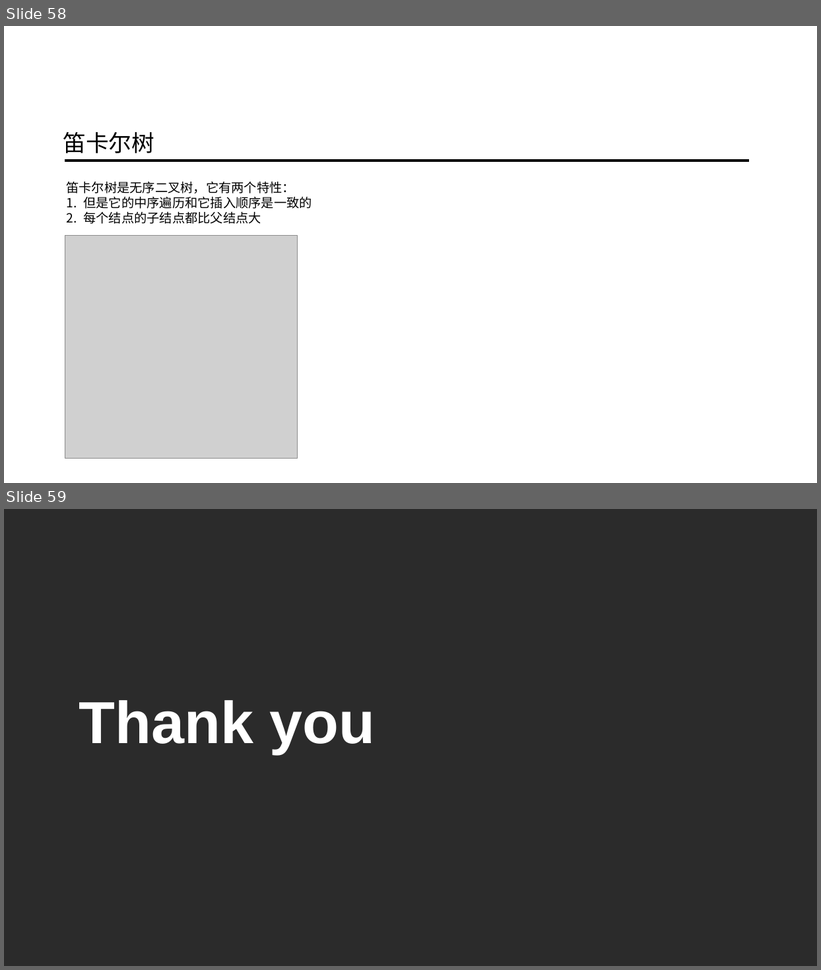
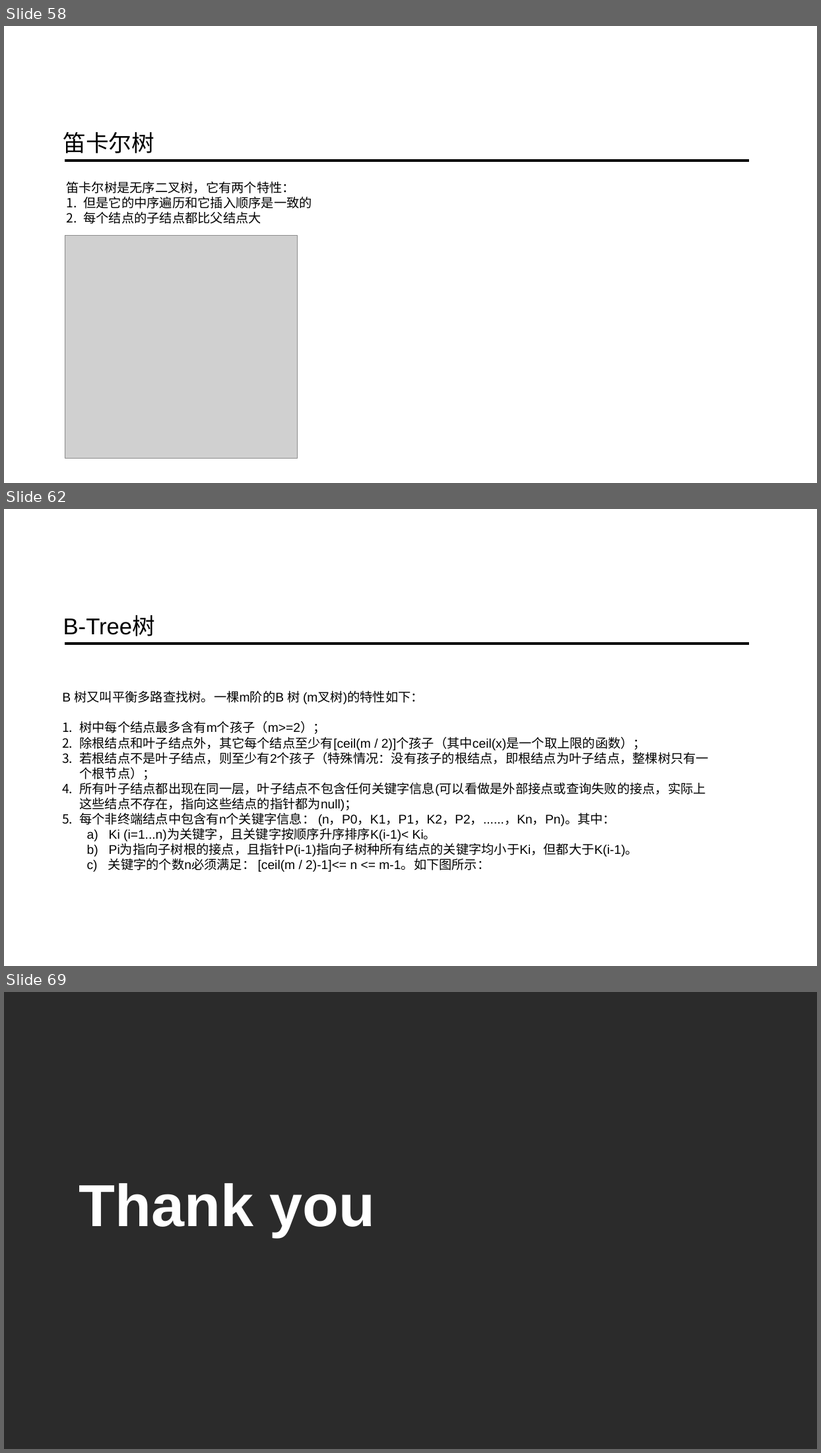
Before and after one commit to ainilili/data-structure-trees-demo, a slide deck: 数据结构之树.pptx. Shown one above the other, each under a label of ours: slides 58 and 59 before the commit, slides 58, 62 and 69 after it; the slides between them are not shown. The pictures are 821x970 and 821x1453 pixels, drawn with LibreOffice and Linux fonts; fonts in the diff are those of the drawing; grey boxes stand for pictures; background and template pictures are left out; a plain dark background stands for a picture behind light text. Boxes give left, top, right and bottom in pixels: in the first picture for what was removed or moved away, otherwise in the second. Text is boxed around its words. In the diff, an @@ line names an element or a change of style, - is before the commit and + after.

```diff
--- a/数据结构之树.pptx
+++ b/数据结构之树.pptx
@@ slide 62 added at (x1=4, y1=509, x2=817, y2=966), background picture (left out) @@
@@ text added at (x1=63, y1=616, x2=155, y2=636), 54 pt, text #000000 @@
+B-Tree树
@@ line added from (65, 644) to (749, 644), #000000 6.5 pt @@
@@ text added at (x1=62, y1=691, x2=709, y2=872), 30 pt, text #000000 @@
+B 树又叫平衡多路查找树。一棵m阶的B 树 (m叉树)的特性如下：
+1. 树中每个结点最多含有m个孩子（m>=2）；
+2. 除根结点和叶子结点外，其它每个结点至少有[ceil(m / 2)]个孩子（其中ceil(x)是一个取上限的函数）；
+3. 若根结点不是叶子结点，则至少有2个孩子（特殊情况：没有孩子的根结点，即根结点为叶子结点，整棵树只有一个根节点）；
+4. 所有叶子结点都出现在同一层，叶子结点不包含任何关键字信息(可以看做是外部接点或查询失败的接点，实际上这些结点不存在，指向这些结点的指针都为null)；
+5. 每个非终端结点中包含有n个关键字信息： (n，P0，K1，P1，K2，P2，......，Kn，Pn)。其中：
+a) Ki (i=1...n)为关键字，且关键字按顺序升序排序K(i-1)< Ki。
+b) Pi为指向子树根的接点，且指针P(i-1)指向子树种所有结点的关键字均小于Ki，但都大于K(i-1)。
+c) 关键字的个数n必须满足： [ceil(m / 2)-1]<= n <= m-1。如下图所示：
@@ what was slide 59 is now slide 69 @@
```
Also in this commit, not shown: 1 slide changed, 9 other slides added.
